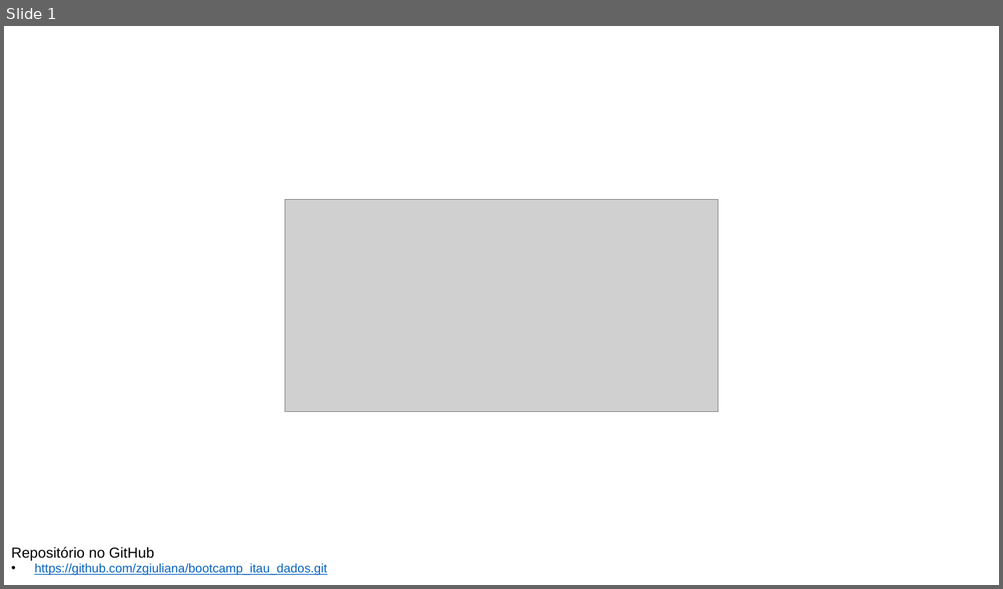
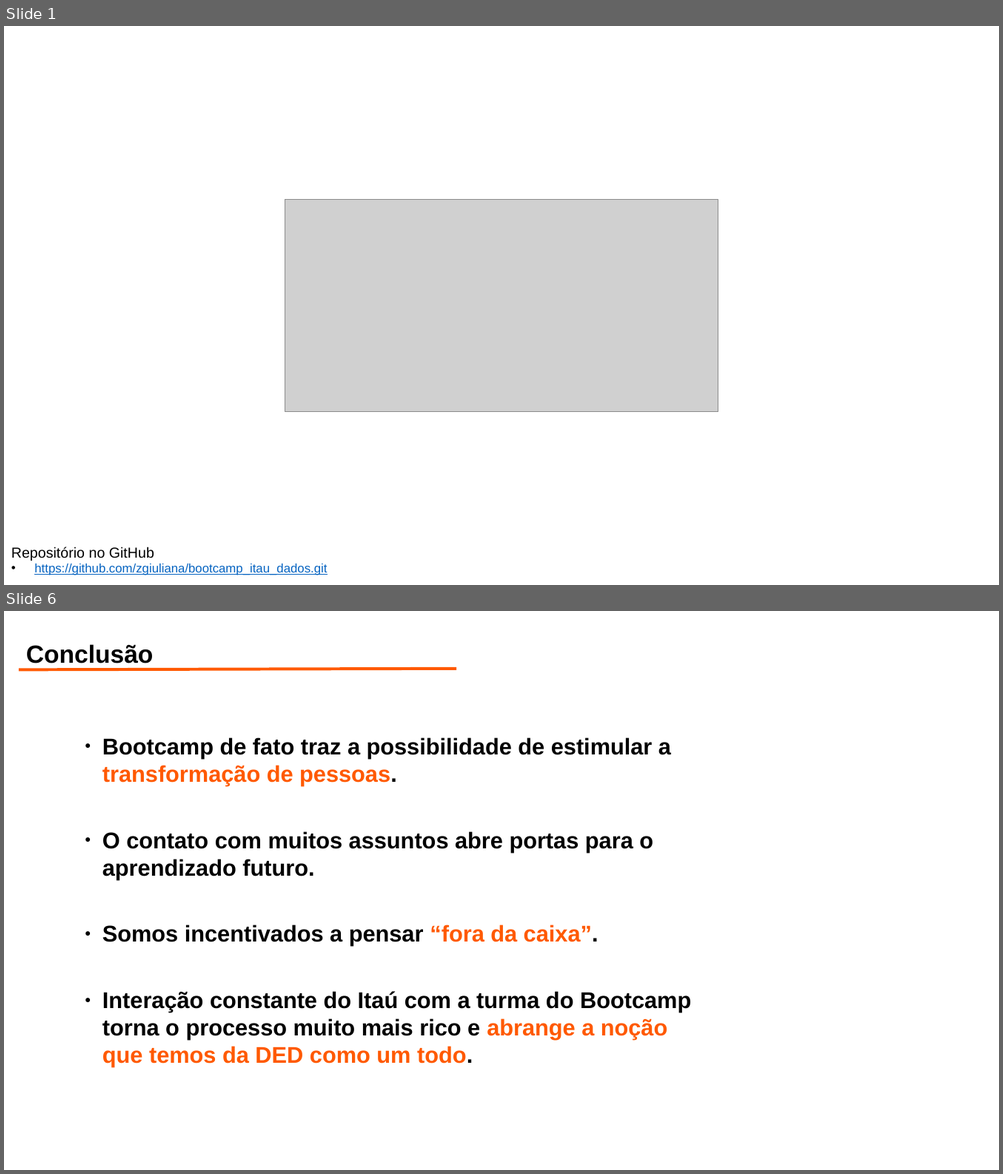
Before and after one commit to zgiuliana/bootcamp_itau_dados, a slide deck: bootcamp.pptx. Shown one above the other, each under a label of ours: slide 1 before the commit, slides 1 and 6 after it; the slides between them are not shown. The pictures are 1003x589 and 1003x1174 pixels, drawn with LibreOffice and Linux fonts; fonts in the diff are those of the drawing; grey boxes stand for pictures; background and template pictures are left out. Boxes give left, top, right and bottom in pixels: in the first picture for what was removed or moved away, otherwise in the second. Text is boxed around its words. In the diff, an @@ line names an element or a change of style, - is before the commit and + after.

```diff
--- a/bootcamp.pptx
+++ b/bootcamp.pptx
@@ slide 6 added at (x1=4, y1=611, x2=999, y2=1170), background #FFFFFF @@
@@ text added at (x1=26, y1=644, x2=153, y2=664), 24 pt, text #000000, bold @@
+Conclusão
@@ line added from (19, 670) to (456, 669), #FF5900 2.83 pt @@
@@ text added at (x1=102, y1=738, x2=691, y2=1068), 22 pt, text #000000, bold @@
+● Bootcamp de fato traz a possibilidade de estimular a transformação de pessoas.
+● O contato com muitos assuntos abre portas para o aprendizado futuro.
+● Somos incentivados a pensar “fora da caixa”.
+● Interação constante do Itaú com a turma do Bootcamp torna o processo muito mais rico e abrange a noção que temos da DED como um todo.
```
Also in this commit, not shown: 4 slides changed, 1 slide removed.
